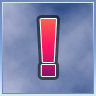
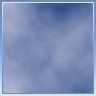
Revision of a layered 96x96 image; what changed, layer by layer:
hid "Notice" over (40, 19, 57, 76)
